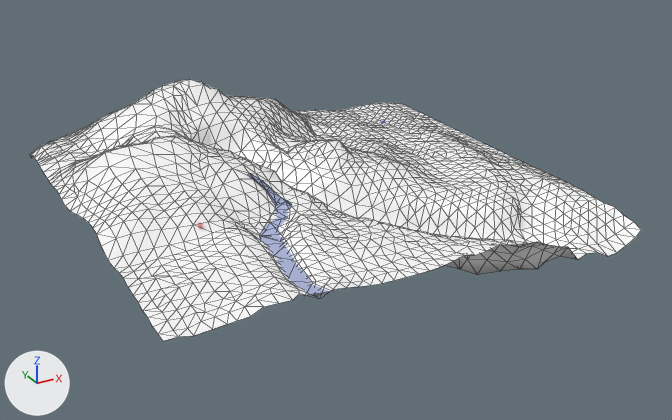
Before and after pictures for a commit that changed the FBX model Assets/Fujikawa/FBX/field.fbx.
Rendered twice from a 50 mm camera at (-7.6, -14.89, 6.63) aimed at (0.3, -0.53, -0.55). The lights are fixed; the arrows at lower left show +X, +Y and +Z. Mesh edges are drawn as thin lines on the coarser meshes. Where no turn or scale is listed for an object, it has been applied to the vertices.

Script lines for the objects in view, before the commit:
```python
me_mesh = bpy.data.meshes.new('Mesh')
me_mesh.from_pydata(...)  # 1596 vertices, 3034 faces; spans x -4.64..4.64, y -4.21..4.21, z -1.14..1.44
me_mesh.materials.append(mat_map_tex)  # white #ffffff
me_mesh_004 = bpy.data.meshes.new('Mesh.004')
me_mesh_004.from_pydata(...)  # 26 vertices, 25 faces; spans x -0.77..0.39, y -3.25..0.22, z -0.58..0.15
me_mesh_004.materials.append(mat_water)  # blue #abb5da
ob_pplane1 = bpy.data.objects.new('pPlane1', me_mesh)
ob_pplane1.location = (0.0, -0.01, 0.01)
ob_pplane2 = bpy.data.objects.new('pPlane2', me_mesh_004)
ob_pplane2.location = (-1.43, -0.92, 0.48)
```
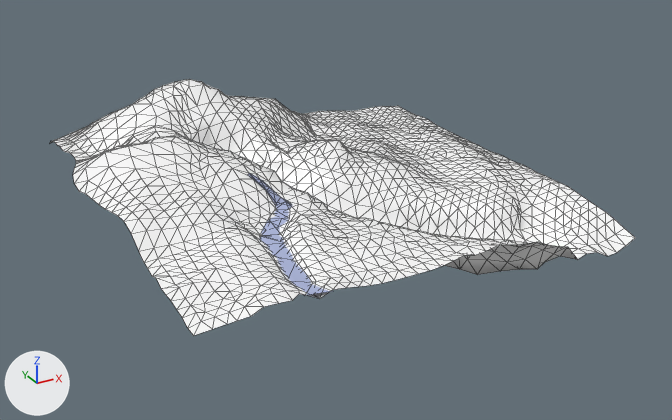
Location of each change, [x1, y1, x2, y2] in pixels of the pictures (672 x 420 px):
'pPlane1', reshaped
    before: [30, 79, 641, 341]
    after: [49, 79, 635, 336]
part 1 of me_mesh, deleted
    before: [30, 103, 641, 341]

Diff of the bpy script that builds the scene:
```diff
--- a/Assets/Fujikawa/FBX/field.fbx.py
+++ b/Assets/Fujikawa/FBX/field.fbx.py
@@ me_mesh @@
 # used by ob_pplane1; location = (0.0, -0.01, 0.01)
-me_mesh.from_pydata(...)  # 1596 vertices, 3034 faces; spans x -4.64..4.64, y -4.21..4.21, z -1.14..1.44
+me_mesh.from_pydata(...)  # 1443 vertices, 2736 faces; spans x -4.36..4.46, y -4.21..4.01, z -1.14..1.44
+# me_mesh part 1
+# 153 vertices are removed from x -4.64..4.64, y -4.16..4.21, z -0.45..0.54
+# 298 faces are deleted
 me_mesh.materials.append(mat_map_tex)
```
